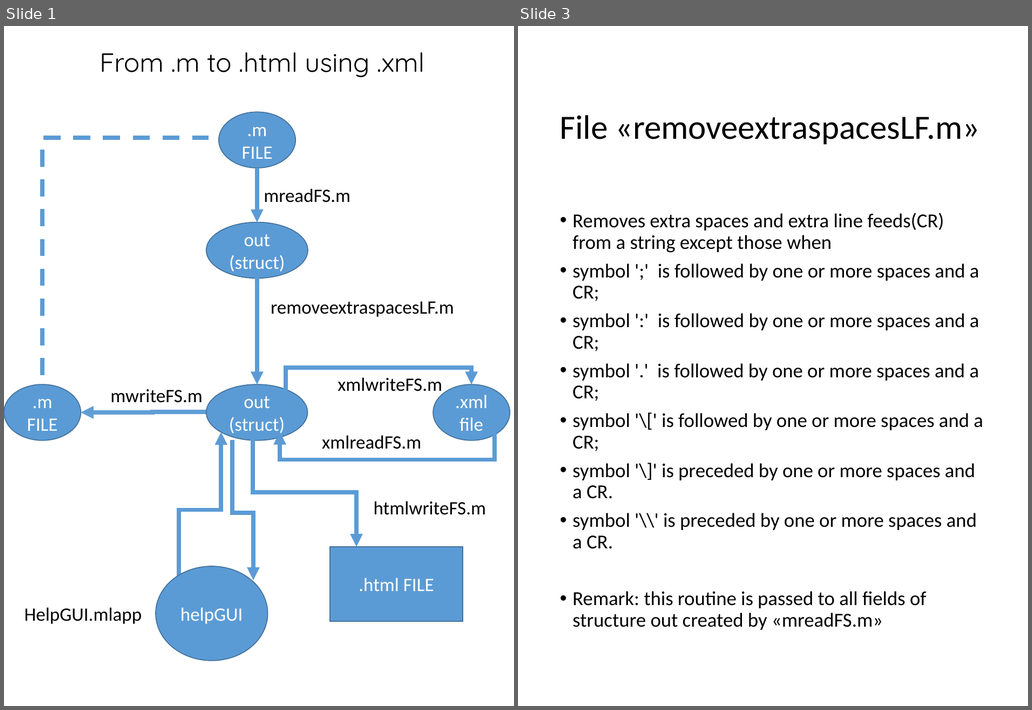
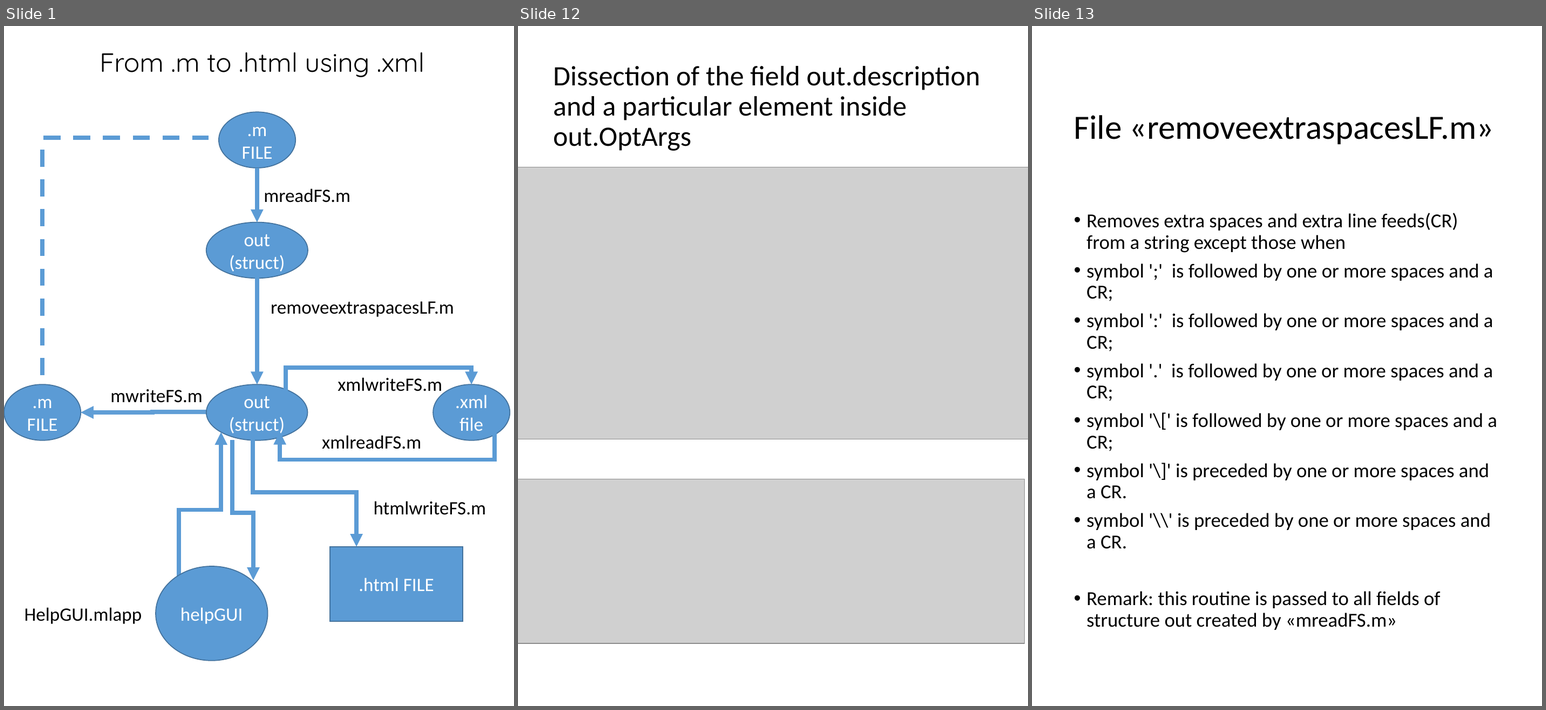
Before and after one commit to UniprJRC/FSDA, a slide deck: utilities_help/FlowChart.pptx. Shown side by side, each under a label of ours: slides 1 and 3 before the commit, slides 1, 12 and 13 after it; the slides between them are not shown. The pictures are 1032x710 and 1546x710 pixels, drawn with LibreOffice and Linux fonts; fonts in the diff are those of the drawing; grey boxes stand for pictures. Boxes give left, top, right and bottom in pixels: in the first picture for what was removed or moved away, otherwise in the second. Text is boxed around its words. In the diff, an @@ line names an element or a change of style, - is before the commit and + after.

```diff
--- a/utilities_help/FlowChart.pptx
+++ b/utilities_help/FlowChart.pptx
@@ slide 12 added at (x1=518, y1=26, x2=1028, y2=706), background #FFFFFF @@
@@ title added at (x1=553, y1=66, x2=981, y2=151), 29.7 pt, text #000000 @@
+Dissection of the field out.description and a particular element inside out.OptArgs
@@ picture added at (x1=518, y1=167, x2=1028, y2=439) @@
@@ picture added at (x1=518, y1=479, x2=1025, y2=644) @@
@@ what was slide 3 is now slide 13 @@
```
Also in this commit, not shown: 2 slides changed, 22 other slides added, 5 other files.
